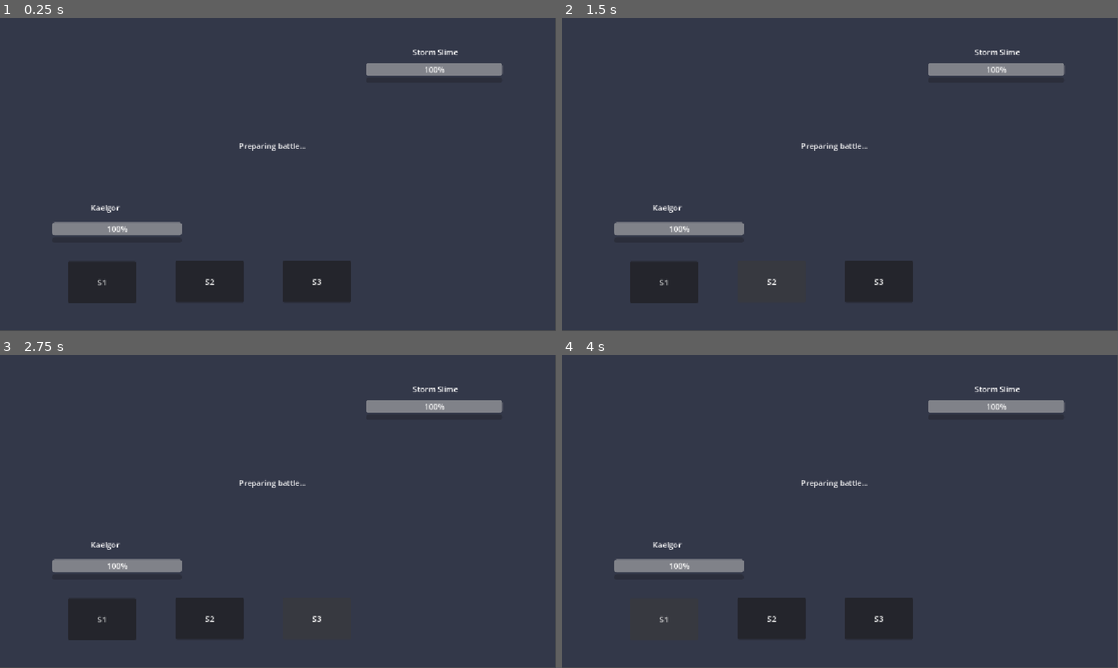
Above: before the commit, frames 1-4 (two rows, left to right).
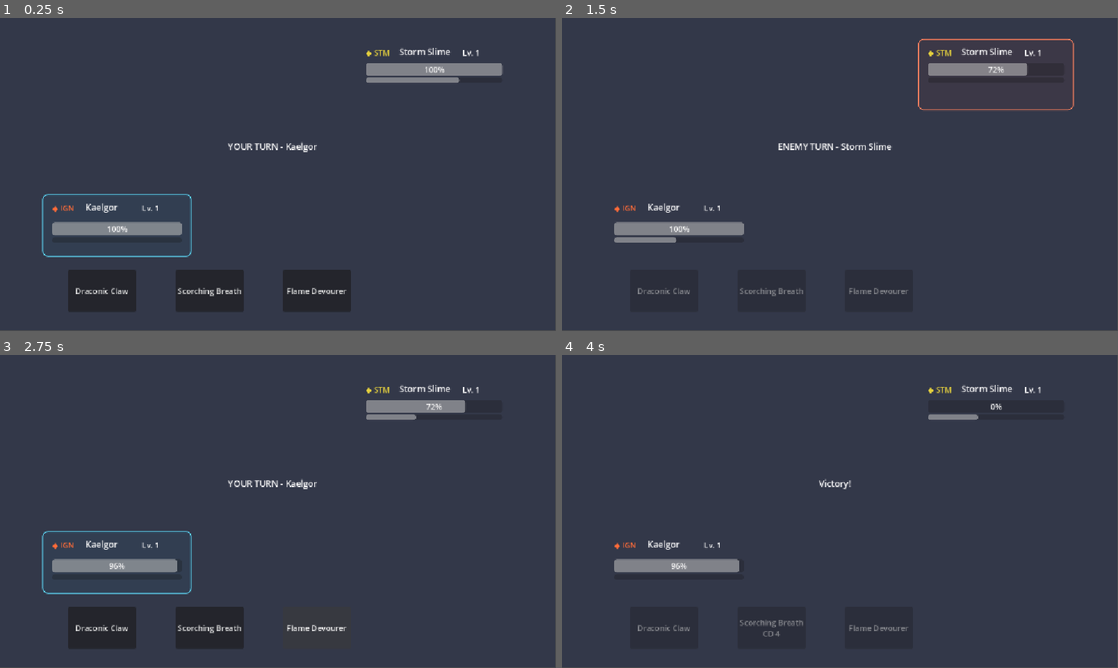
Above: after the commit, the same moments.

Repository: Akharyuu/monster-rpg
Game: Godot game, scene res://scenes/battle/battle_screen.tscn
The game is run twice, just before and just after one commit, with the same random seed, the same clock (stepped at 60 frames per second) and the same inputs.
Inputs (mouse positions are in pixels of both pictures, inside the frame that each line leads up to):
- Up to frame 1 (0.25 s): no input
- Up to frame 2 (1.5 s): click "S1" (after the commit: "Draconic Claw") at 0.5 s; click (773, 280) at 1.25 s, where only the run before the commit has a clickable "S2"
- Up to frame 3 (2.75 s): click (316, 617) at 2 s, where only the run before the commit has a clickable "S3"
- Up to frame 4 (4 s): click "S2" (after the commit: "Scorching Breath") at 2.75 s; click (662, 617) at 3.5 s, where only the run before the commit has a clickable "S1"

The runs differ from the first frame. In frame 1, 3.7% of the frame differs, in the area x 7-87%, y 9-94%; in frame 2, 2.7%; in frame 3, 3.3%; in frame 4, 2.9%.
Error before the commit: Invalid assignment of property or key 'text' with value of type 'String' on a base object of type 'null instance'. (res://scenes/battle/battle_screen.gd:56)

Commit message:
Add levels attributes status badges and turn frames

Diff:
--- a/godot/scenes/battle/battle_screen.tscn
+++ b/godot/scenes/battle/battle_screen.tscn
@@ -1,6 +1,30 @@
-[gd_scene format=3 uid="uid://3i4tp7fvp1d0"]
+[gd_scene load_steps=3 format=3 uid="uid://3i4tp7fvp1d0"]
 
 [ext_resource type="Script" uid="uid://bx70psvrc64ug" path="res://scenes/battle/battle_screen.gd" id="1_jxgni"]
+
+[sub_resource type="StyleBoxFlat" id="StyleBoxTurnAlly"]
+bg_color = Color(0.16, 0.42, 0.54, 0.12)
+border_width_left = 2
+border_width_top = 2
+border_width_right = 2
+border_width_bottom = 2
+border_color = Color(0.38, 0.88, 1, 0.95)
+corner_radius_top_left = 10
+corner_radius_top_right = 10
+corner_radius_bottom_right = 10
+corner_radius_bottom_left = 10
+
+[sub_resource type="StyleBoxFlat" id="StyleBoxTurnEnemy"]
+bg_color = Color(0.54, 0.22, 0.20, 0.10)
+border_width_left = 2
+border_width_top = 2
+border_width_right = 2
+border_width_bottom = 2
+border_color = Color(1, 0.52, 0.38, 0.95)
+corner_radius_top_left = 10
+corner_radius_top_right = 10
+corner_radius_bottom_right = 10
+corner_radius_bottom_left = 10
 
 [node name="Control" type="Control"]
 layout_mode = 3
@@ -22,13 +46,50 @@
 grow_vertical = 2
 color = Color(0.12156863, 0.15294118, 0.27450982, 0.5568628)
 
+[node name="Enemy Turn Indicator" type="Panel" parent="."]
+visible = false
+layout_mode = 0
+offset_left = 738.0
+offset_top = 43.0
+offset_right = 1060.0
+offset_bottom = 191.0
+theme_override_styles/panel = SubResource("StyleBoxTurnEnemy")
+mouse_filter = 2
+
+[node name="Ally Turn Indicator" type="Panel" parent="."]
+visible = false
+layout_mode = 0
+offset_left = 88.0
+offset_top = 365.0
+offset_right = 397.0
+offset_bottom = 494.0
+theme_override_styles/panel = SubResource("StyleBoxTurnAlly")
+mouse_filter = 2
+
 [node name="Enemy Monster Name" type="Label" parent="."]
 layout_mode = 0
-offset_left = 855.0
-offset_top = 59.0
-offset_right = 949.0
+offset_left = 827.0
+offset_top = 57.0
+offset_right = 950.0
 offset_bottom = 82.0
 text = "Storm Slime"
+theme_override_font_sizes/font_size = 18
+
+[node name="Enemy Level" type="Label" parent="."]
+layout_mode = 0
+offset_left = 958.0
+offset_top = 60.0
+offset_right = 1005.0
+offset_bottom = 83.0
+text = "Lv. 1"
+
+[node name="Enemy Attribute" type="Label" parent="."]
+layout_mode = 0
+offset_left = 758.0
+offset_top = 60.0
+offset_right = 821.0
+offset_bottom = 83.0
+text = "◆ STM"
 
 [node name="Enemy Monster HP bar" type="ProgressBar" parent="."]
 layout_mode = 0
@@ -48,21 +109,39 @@
 max_value = 100.0
 show_percentage = false
 
-[node name="Enemy Status Label" type="Label" parent="."]
-layout_mode = 0
-offset_left = 758.0
-offset_top = 140.0
+[node name="Enemy Status Container" type="HBoxContainer" parent="."]
+layout_mode = 0
+offset_left = 758.0
+offset_top = 143.0
 offset_right = 1041.0
-offset_bottom = 163.0
-horizontal_alignment = 1
+offset_bottom = 175.0
+theme_override_constants/separation = 6
+alignment = 1
 
 [node name="Ally Monster Name" type="Label" parent="."]
 layout_mode = 0
-offset_left = 188.0
-offset_top = 381.0
-offset_right = 300.0
+offset_left = 177.0
+offset_top = 379.0
+offset_right = 287.0
 offset_bottom = 404.0
-text = "Igneous Drake"
+text = "Kaelgor"
+theme_override_font_sizes/font_size = 18
+
+[node name="Ally Level" type="Label" parent="."]
+layout_mode = 0
+offset_left = 294.0
+offset_top = 382.0
+offset_right = 341.0
+offset_bottom = 405.0
+text = "Lv. 1"
+
+[node name="Ally Attribute" type="Label" parent="."]
+layout_mode = 0
+offset_left = 108.0
+offset_top = 382.0
+offset_right = 171.0
+offset_bottom = 405.0
+text = "◆ IGN"
 
 [node name="Ally Monster HP bar" type="ProgressBar" parent="."]
 layout_mode = 0
@@ -82,38 +161,47 @@
 max_value = 100.0
 show_percentage = false
 
+[node name="Ally Status Container" type="HBoxContainer" parent="."]
+layout_mode = 0
+offset_left = 108.0
+offset_top = 470.0
+offset_right = 377.0
+offset_bottom = 498.0
+theme_override_constants/separation = 6
+
 [node name="Skill 1 Button" type="Button" parent="."]
 layout_mode = 0
 offset_left = 141.0
-offset_top = 504.0
+offset_top = 522.0
 offset_right = 282.0
-offset_bottom = 590.0
+offset_bottom = 608.0
 text = "S1"
 
 [node name="Skill 2 Button" type="Button" parent="."]
 layout_mode = 0
 offset_left = 364.0
-offset_top = 503.0
+offset_top = 522.0
 offset_right = 505.0
-offset_bottom = 589.0
+offset_bottom = 608.0
 text = "S2"
 
 [node name="Skill 3 Button" type="Button" parent="."]
 layout_mode = 0
 offset_left = 586.0
-offset_top = 503.0
+offset_top = 522.0
 offset_right = 727.0
-offset_bottom = 589.0
+offset_bottom = 608.0
 text = "S3"
 
 [node name="Turn Label" type="Label" parent="."]
 layout_mode = 0
-offset_left = 450.0
+offset_left = 415.0
 offset_top = 253.0
-offset_right = 680.0
-offset_bottom = 281.0
+offset_right = 715.0
+offset_bottom = 285.0
 text = "Preparing battle..."
 horizontal_alignment = 1
+theme_override_font_sizes/font_size = 18
 
 [connection signal="pressed" from="Skill 1 Button" to="." method="_on_skill_1_button_pressed"]
 [connection signal="pressed" from="Skill 2 Button" to="." method="_on_skill_2_button_pressed"]
